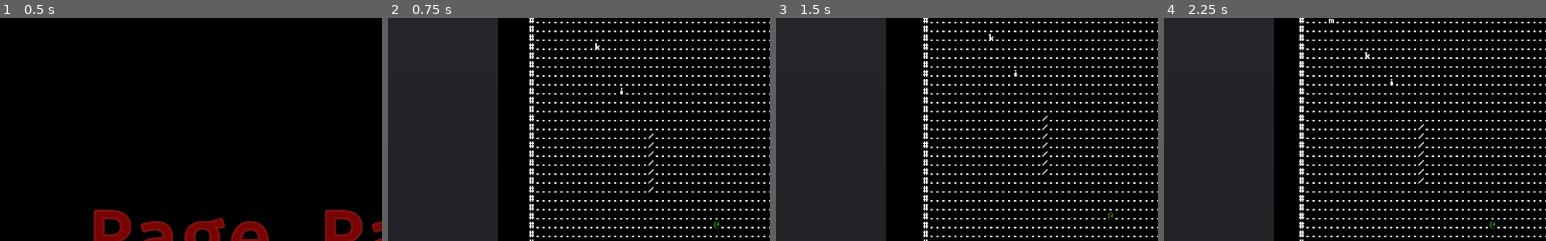
Above: before the commit, frames 1-4 (left to right).
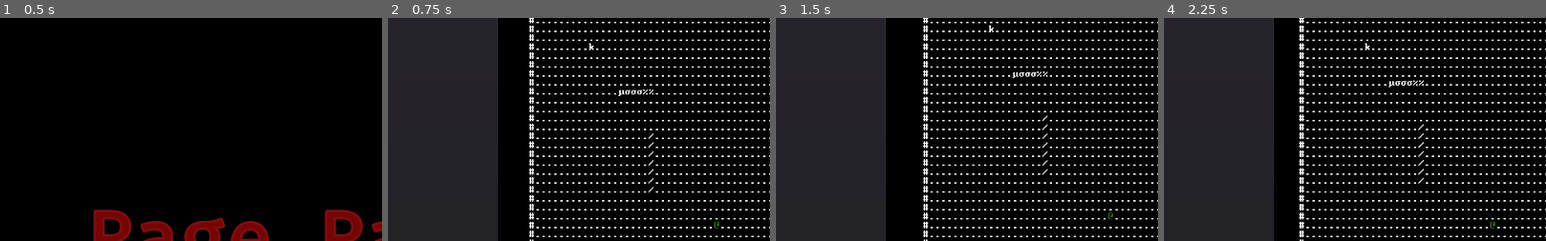
Above: after the commit, the same moments.

Repository: redxaxder/7DRL2022
Game: Godot game, scene res://scenes/root.tscn
The game is run twice, just before and just after one commit, with the same random seed, the same clock (stepped at 60 frames per second) and the same inputs.
Inputs:
- Up to frame 1 (0.5 s): no input
- Up to frame 2 (0.75 s): tap Space (action) at 0.5 s; hold Right (right) from 0.53 s (still down); hold Space (action) from 0.53 s (still down)
- Up to frame 3 (1.5 s): release Right (right) at 1.28 s; release Space (action) at 1.28 s; hold Down (down) from 1.28 s (still down); tap Space (action) at 1.35 s
- Up to frame 4 (2.25 s): tap Enter at 2 s; release Down (down) at 2.03 s; hold Right (right) from 2.03 s (still down); hold . (pass) from 2.03 s (still down)
The pictures show only the part of the screen within x 0-50%, y 0-50%; the shares and areas given below are measured in that part.

Frame 1 is identical in both runs. In frame 2, 0.2% of the frame differs, in the area x 52-70%, y 11-36%; in frame 3, 0.2%; in frame 4, 0.3%, in the area x 43-68%, y 0-32%.

Commit message:
using consumables

Diff:
--- a/pickups/pickup.gd
+++ b/pickups/pickup.gd
@@ -54,10 +54,10 @@
 	sprite.visible = false
 	locationService.delete_node(self)
 
-func drop(p: Vector2):
+func place(p: Vector2):
 	sprite.position = SCREEN.dungeon_to_screen(p.x,p.y)
 	sprite.visible = true
 	locationService.insert(self, p)
 
 func random_consumable():
-	init(randi() % 4)
+	init(randi() % 5)
--- a/scenes/run.gd
+++ b/scenes/run.gd
@@ -37,6 +37,11 @@
 	spawn_dynamic_mob(knight_scene, Vector2(10,10))
 	spawn_dynamic_mob(monk_scene, Vector2(5, 5))
 	spawn_random_consumable(Vector2(15,15))
+	spawn_random_consumable(Vector2(16,15))
+	spawn_random_consumable(Vector2(17,15))
+	spawn_random_consumable(Vector2(18,15))
+	spawn_random_consumable(Vector2(19,15))
+	spawn_random_consumable(Vector2(20,15))
 	spawn_random_weapon(Vector2(20,20))
 	spawn_random_weapon(Vector2(20,21))
 	spawn_random_weapon(Vector2(20,22))
@@ -68,14 +73,14 @@
 	item.locationService = locationService
 	item.random_consumable()
 	add_child(item)
-	item.drop(p)
+	item.place(p)
 
 func spawn_random_weapon(p: Vector2):
 	var item = weapon_scene.instance()
 	item.locationService = locationService
 	item.random_weapon(southpaw)
 	add_child(item)
-	item.drop(p)
+	item.place(p)
 
 var tick = 0
 
@@ -95,8 +100,7 @@
 		elif event.is_action_pressed("pass"):
 			acted = true
 		elif event.is_action_pressed("action"):
-			acted = true
-
+			acted = pc.consume()
 		if dir >= 0 && !acted:
 			acted = pc.try_attack(dir)
 
@@ -115,10 +119,12 @@
 			var status_text = ""
 			if pc.pickup != null || pc.weapon != null:
 				status_text += "holding:\n"
-				if pc.pickup != null:
+				if pc.pickup != null && !southpaw:
 					status_text += "  {0}\n".format([pc.pickup.label])
 				if pc.weapon != null:
 					status_text += "  {0}\n".format([pc.weapon.label])
+				if pc.pickup != null && southpaw:
+					status_text += "  {0}\n".format([pc.pickup.label])
 			if pc.rage > 0:
 				status_text += "rage {0} [-{1}]\n".format([pc.rage, pc.rage_decay])
 				status_text += "fatigue {0}\n".format([pc.fatigue])
--- a/sprites/pc.gd
+++ b/sprites/pc.gd
@@ -12,16 +12,14 @@
 var run_dir: int = 0
 
 var pickup: Pickup = null
-var shards: Pickup = null
 var weapon = null
 
 var punch = preload("res://lib/attacks/punch.gd").new()
+const pickup_scene = preload("res://pickups/pickup.tscn")
 
 func _ready():
 	self.player = true
 	self.speed = 6
-	shards = preload("res://pickups/pickup.tscn").instance()
-	shards.init(shards.ITEM_TYPE.SHARDS)
 
 var starting_rage: int = 20
 var rage_on_got_hit: int = 10
@@ -41,6 +39,11 @@
 		fatigue += fatigue_on_got_hit
 		recovery = 0
 
+func make_shards() -> Pickup:
+	var shards = pickup_scene.instance()
+	shards.init(shards.ITEM_TYPE.SHARDS)
+	shards.locationService = locationService
+	return shards
 
 func tick():
 	if rage > 0:
@@ -73,16 +76,22 @@
 
 func pick_up(p: Pickup, l: Vector2):
 	if p.is_weapon:
+		var wt = -1
 		if weapon != null:
-			weapon.drop(l)
+			wt = weapon.weapon_type
+			weapon.place(l)
 		weapon = p
-		combatLog.say(p.pickup_text)
+		if p.weapon_type != wt:
+			combatLog.say(p.pickup_text)
 		p.take()
 	else:
+		var it = -1
 		if pickup != null:
-			pickup.drop(l)
+			it = pickup.type
+			pickup.place(l)
 		pickup = p
-		combatLog.say(p.pickup_text)
+		if p.type != it:
+			combatLog.say(p.pickup_text)
 		p.take()
 
 func consume() -> bool:
@@ -104,12 +113,17 @@
 			combatLog.say("You eat the apple. Delicious!")
 		p.ITEM_TYPE.TURKEY:
 			recover(fatigue)
-			combatLog.say("You choke down the entire turkey. You feel fighting shape.")
+			combatLog.say("You choke down the entire turkey. You feel in fighting shape.")
 		p.ITEM_TYPE.WATER:
 			recovery += 5
-			combatLog.say("You drink the water. You feel refreshed")
+			combatLog.say("You drink the water. You feel refreshed.")
 		p.ITEM_TYPE.BRANDY:
+			#TODO
 			combatLog.say("You drink the brandy. You're itching for a fight.")
+		p.ITEM_TYPE.SHARDS:
+			return false
+	pickup.queue_free()
+	pickup = null
 	return true
 
 func throw_item() -> bool:
@@ -127,15 +141,13 @@
 		p.ITEM_TYPE.WATER:
 			combatLog.say("You smash the bottle against your face. You're soaked.")
 			pickup.queue_free()
-			pickup =	 shards.duplicate()
-			shards.duplicate().drop()
+			pickup =	 make_shards()
 			#TODO: put out fire. maybe add wet?
 			return true
 		p.ITEM_TYPE.BRANDY:
 			combatLog.say("You smash the bottle against your face. You're soaked.")
 			pickup.queue_free()
-			pickup =	 shards.duplicate()
-			shards.duplicate().drop()
+			pickup =	 make_shards()
 			return true
 			#TODO: soak in alchohol
 	return true
